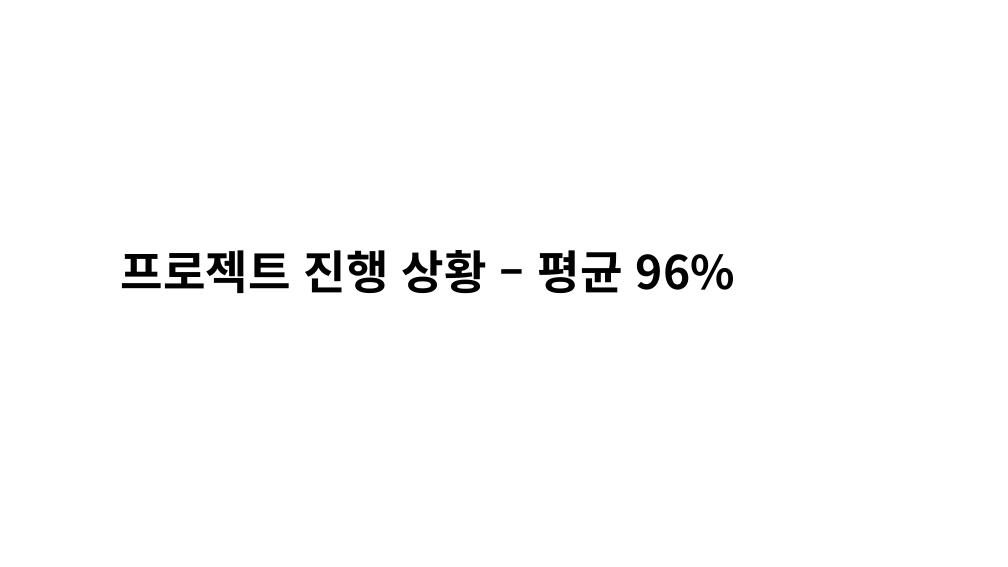
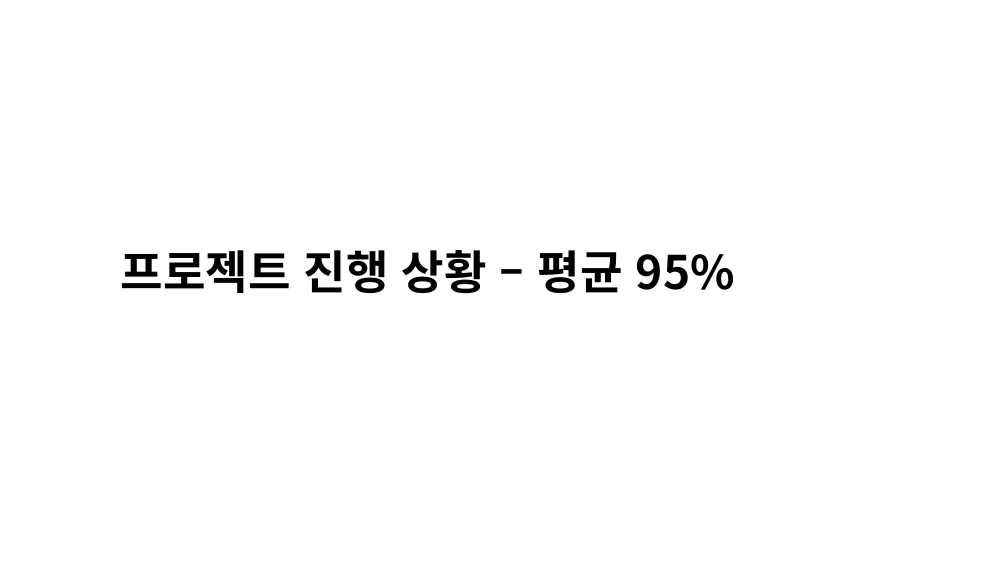
Before and after one commit to dy73033023/2DGP-Project, a slide deck: slide 5 of 2022184008 김성주 2DGP 2차 발표.pptx. Drawn at 1008x567 pixels with LibreOffice and Linux fonts; fonts in the diff are those of the drawing. Boxes give left, top, right and bottom in pixels: in the first picture for what was removed or moved away, otherwise in the second. Text is boxed around its words. In the diff, an @@ line names an element or a change of style, - is before the commit and + after.

```diff
--- a/2022184008 김성주 2DGP 2차 발표.pptx
+++ b/2022184008 김성주 2DGP 2차 발표.pptx
@@ text at (121, 250, 735, 293): text changed @@
-프로젝트 진행 상황 – 평균 96%
+프로젝트 진행 상황 – 평균 95%
```
Also in this commit, not shown: 1 other slide changed, 1 other file.
